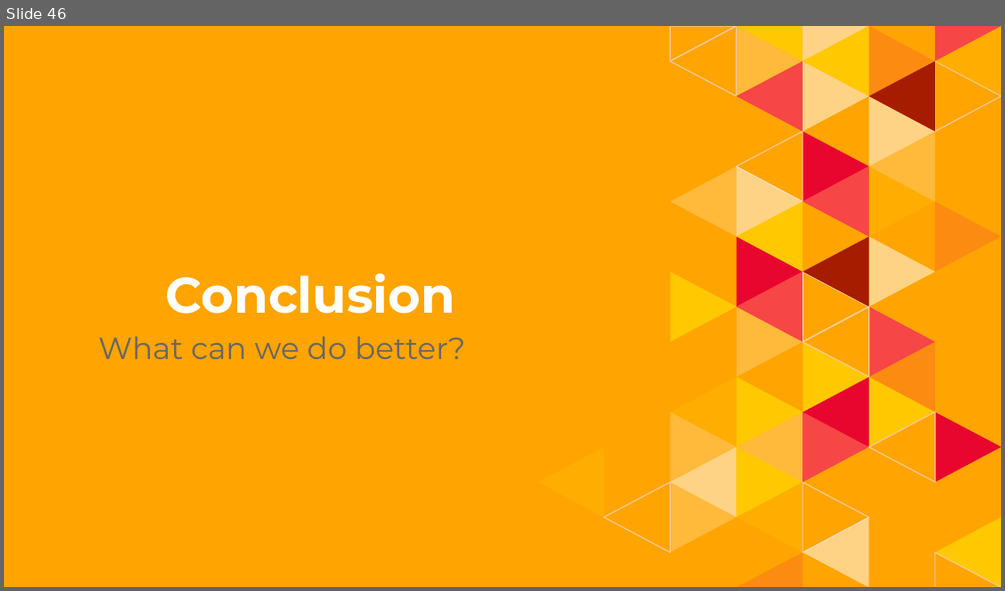
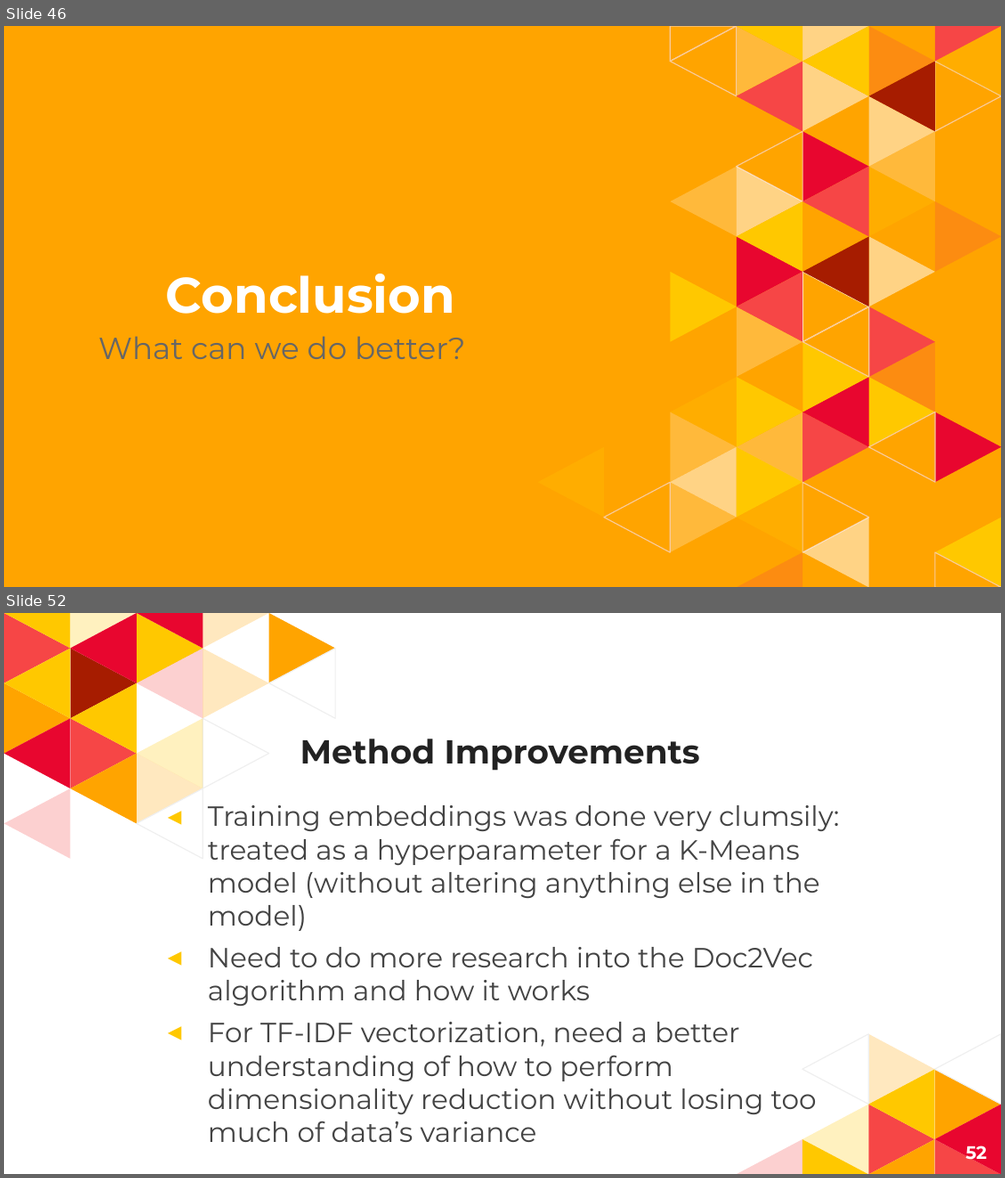
Before and after one commit to jonwiseman/DS300, a slide deck: Docs/Wiseman Final Project Presentation.pptx. Shown one above the other, each under a label of ours: slide 46 before the commit, slides 46 and 52 after it; the slides between them are not shown. The pictures are 1005x591 and 1005x1178 pixels, drawn with LibreOffice and Linux fonts; fonts in the diff are those of the drawing. Boxes give left, top, right and bottom in pixels: in the first picture for what was removed or moved away, otherwise in the second. Text is boxed around its words. In the diff, an @@ line names an element or a change of style, - is before the commit and + after.

```diff
--- a/Docs/Wiseman Final Project Presentation.pptx
+++ b/Docs/Wiseman Final Project Presentation.pptx
@@ slide 52 added at <box>4,613,1001,1174</box>, background #FFFFFF @@
@@ group added at <box>4,613,335,859</box>: 23 freeform shapes @@
@@ title added at <box>300,738,700,771</box>, 24 pt, text #222222, bold @@
+Method Improvements
@@ text added at <box>208,805,839,1114</box>, 20 pt, text #434343 @@
+◂ Training embeddings was done very clumsily: treated as a hyperparameter for a K-Means model (without altering anything else in the model)
+◂ Need to do more research into the Doc2Vec algorithm and how it works
+◂ For TF-IDF vectorization, need a better understanding of how to perform dimensionality reduction without losing too much of data’s variance
@@ group added at <box>736,1034,1001,1174</box>: 12 freeform shapes @@
@@ page number added at <box>965,1142,987,1165</box>, 13 pt, text #FFFFFF, bold @@
+52
```
Also in this commit, not shown: 1 slide changed, 7 other slides added.
